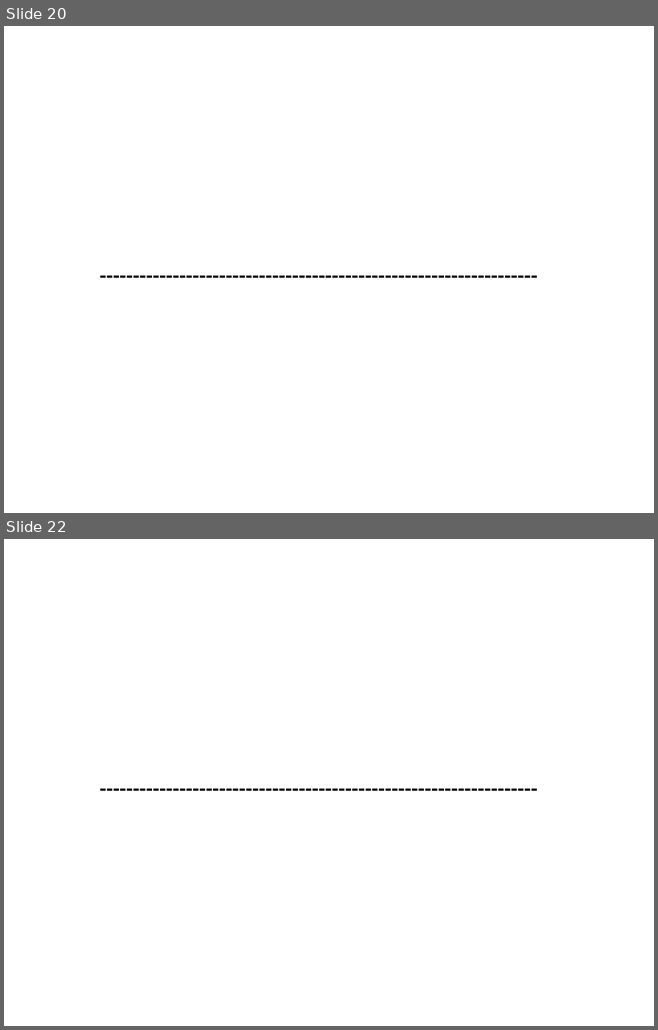
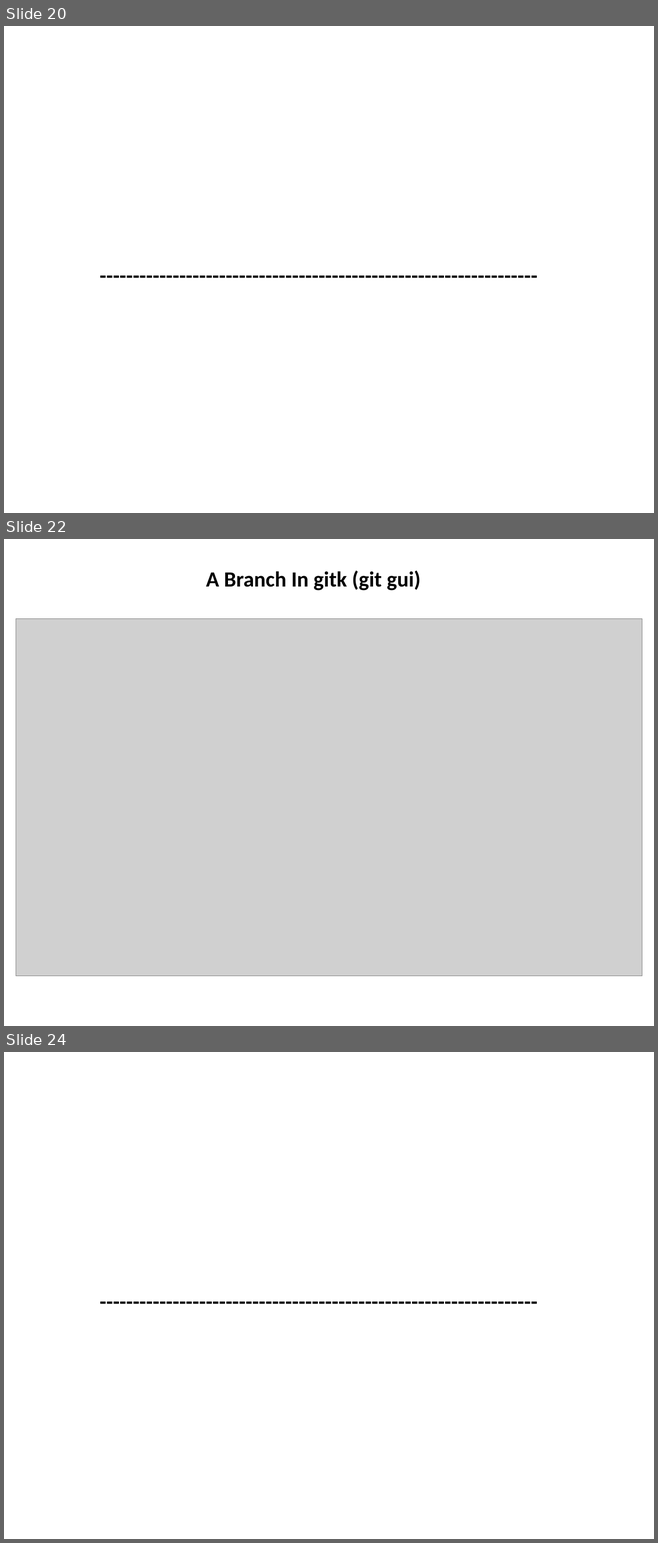
Before and after one commit to hanbei/git_tutorial, a slide deck: architektur.pptx. Shown one above the other, each under a label of ours: slides 20 and 22 before the commit, slides 20, 22 and 24 after it; the slides between them are not shown. The pictures are 658x1030 and 658x1543 pixels, drawn with LibreOffice and Linux fonts; fonts in the diff are those of the drawing; grey boxes stand for pictures. Boxes give left, top, right and bottom in pixels: in the first picture for what was removed or moved away, otherwise in the second. Text is boxed around its words. In the diff, an @@ line names an element or a change of style, - is before the commit and + after.

```diff
--- a/architektur.pptx
+++ b/architektur.pptx
@@ slide 22 added at [4,539,654,1026], background #FFFFFF @@
@@ title added at [206,570,420,591], 24 pt, text #000000, bold @@
+A Branch In gitk (git gui)
@@ picture added at [16,619,642,976] @@
@@ what was slide 22 is now slide 24 @@
```
Also in this commit, not shown: 1 slide changed, 1 other slide added.
